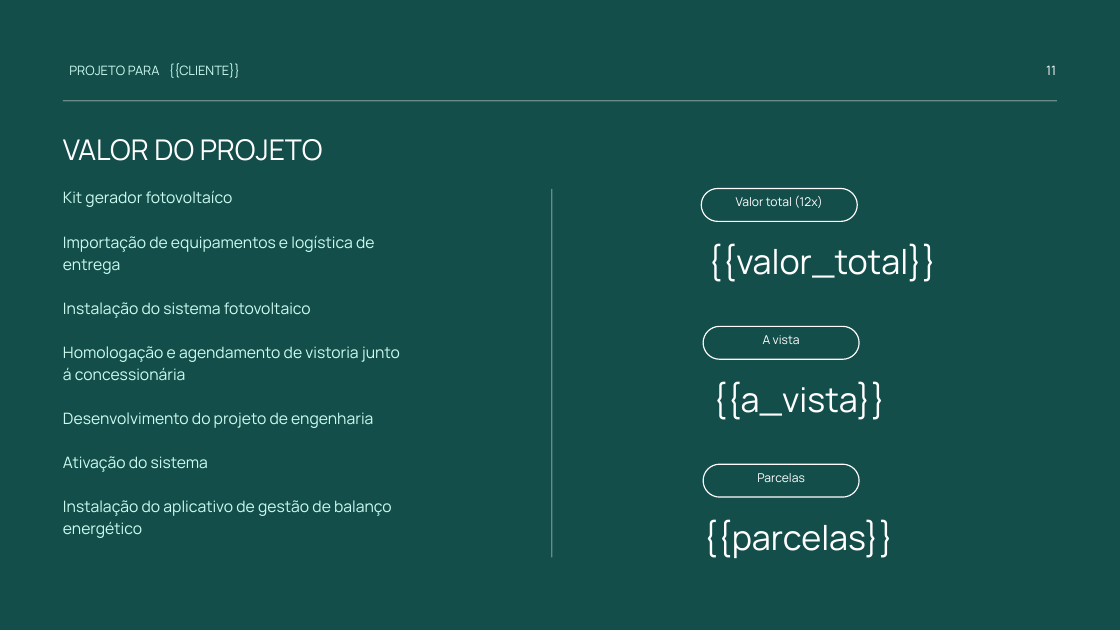
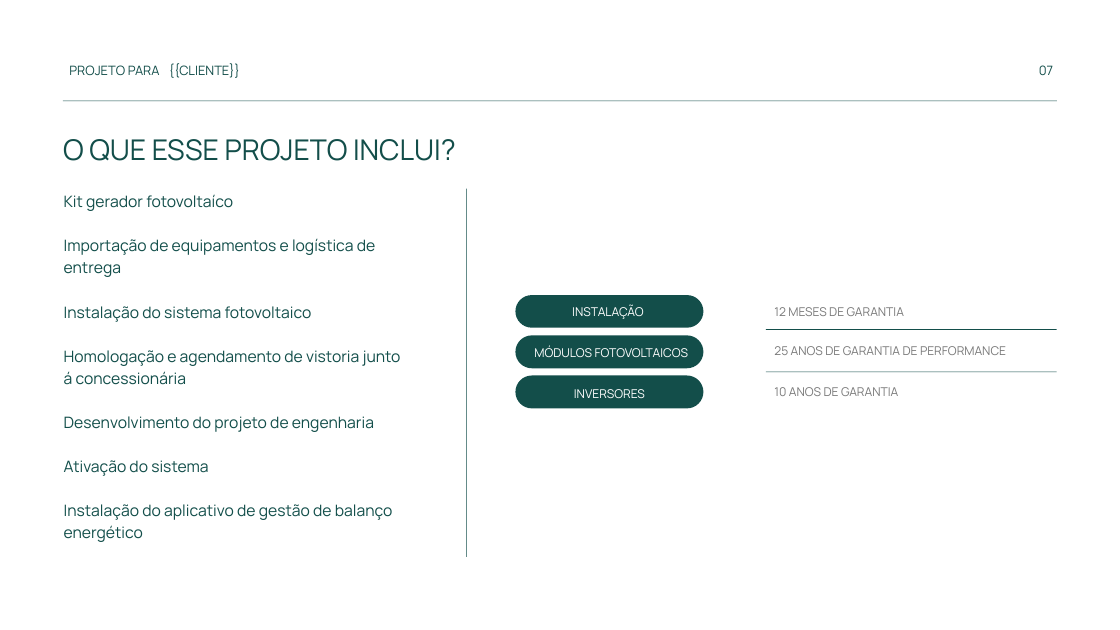
Before and after one commit to Jhtonel/proposta_solar, a slide deck: slide 8 of templates/modelo.pptx (slide 11 before the commit). Drawn at 1120x630 pixels with LibreOffice and Linux fonts; fonts in the diff are those of the drawing. Boxes give left, top, right and bottom in pixels: in the first picture for what was removed or moved away, otherwise in the second. Text is boxed around its words. In the diff, an @@ line names an element or a change of style, - is before the commit and + after.

```diff
--- a/templates/modelo.pptx
+++ b/templates/modelo.pptx
@@ background #134E4A to #FFFFFF @@
@@ text "PROJETO PARA" at [69,65,160,75]: text colour #CCFBF1 to #134E4A @@
@@ text "{{CLIENTE}}" at [169,63,240,78]: text colour #CCFBF1 to #134E4A @@
@@ text added at [1039,65,1053,75], 16.6 pt, text #134E4A @@
+07
@@ text removed at [1046,65,1056,75] @@
-11
@@ line (63, 101) - (1057, 101): stroke #FFFFFF 0.75 pt to #134E4A 0.75 pt @@
@@ text removed at [63,139,323,161] @@
-VALOR DO PROJETO
@@ text added at [63,139,456,161], 36.6 pt, text #134E4A @@
+O QUE ESSE PROJETO INCLUI?
@@ text "Kit gerador fotovoltaíco" at [64,194,401,542]: text colour #CCFBF1 to #124E4A @@
@@ line moved from (552, 557) - (552, 189) to (466, 557) - (466, 189) @@
@@ line (466, 557) - (466, 189): stroke #FFFFFF 0.75 pt to #124E4A 0.75 pt @@
@@ freeform shape removed at [701,189,857,222] @@
@@ text removed at [736,195,822,208] @@
-Valor total (12x)
@@ text removed at [708,243,937,282] @@
-{{valor_total}}
@@ freeform shape added at [515,295,703,328], fill #134E4A @@
@@ text added at [572,304,644,319], 15.6 pt, text #FFFFFF @@
+INSTALAÇÃO
@@ freeform shape removed at [703,326,860,360] @@
@@ line added from (766, 329) to (1057, 329), #134E4A 0.75 pt @@
@@ text added at [774,307,904,316], 15.6 pt, text #7A7A7A @@
+12 MESES DE GARANTIA
@@ freeform shape added at [515,335,703,368], fill #134E4A @@
@@ text added at [534,346,688,357], 15.6 pt, text #FFFFFF @@
+MÓDULOS FOTOVOLTAICOS
@@ text removed at [763,335,800,344] @@
-A vista
@@ text added at [774,346,1006,355], 15.6 pt, text #7A7A7A @@
+25 ANOS DE GARANTIA DE PERFORMANCE
@@ freeform shape added at [515,376,703,409], fill #134E4A @@
@@ text added at [574,389,645,398], 15.6 pt, text #FFFFFF @@
+INVERSORES
@@ text removed at [713,381,886,420] @@
-{{a_vista}}
@@ line added from (766, 372) to (1057, 372), #134E4A 0.75 pt @@
@@ text added at [774,387,898,396], 15.6 pt, text #7A7A7A @@
+10 ANOS DE GARANTIA
@@ freeform shape removed at [703,464,860,497] @@
@@ text removed at [757,473,805,482] @@
-Parcelas
@@ text removed at [703,519,894,559] @@
-{{parcelas}}
```
Also in this commit, not shown: 8 other slides changed, 4 slides added, 2 slides removed, 6 other files.
